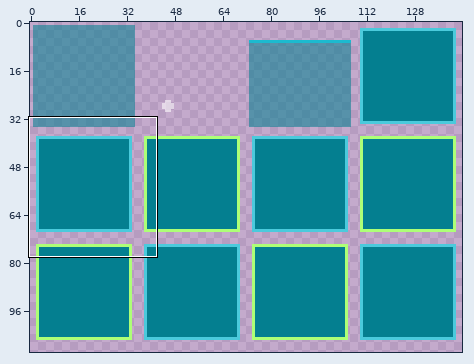
Edited in one commit: pixel-art file (Assets/Art/Aseprite/water-tiles.aseprite). The picture above shows the old version from afar; the outline marks the close-up.
Close-up. Old version:
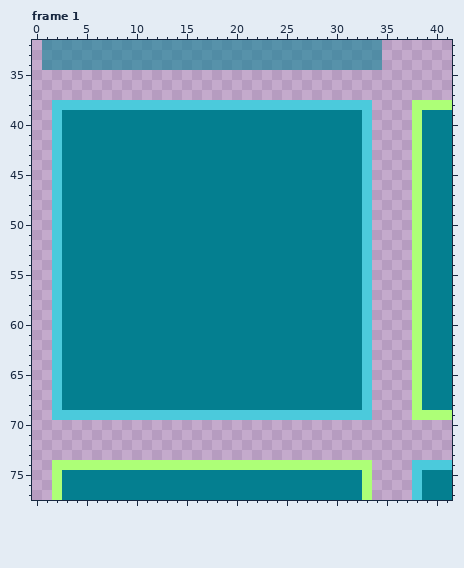
144x110 pixels, 5 frames. Shown: frame 1: x 0..41, y 32..77. The commit also changed other frames or places, which this record leaves out.
And afterwards:
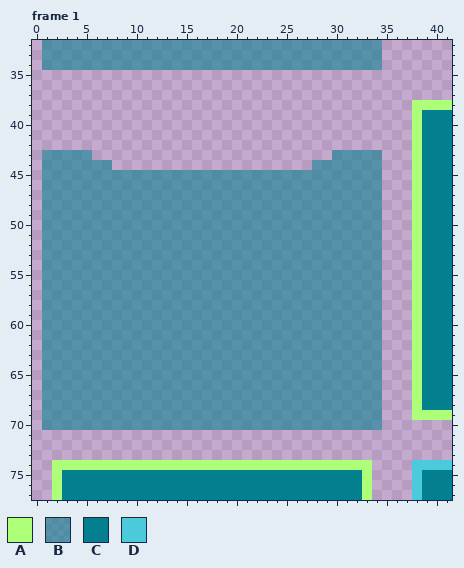
Palette (. is transparent): A #adff77  B #047f9091  C #047f90  D #4bcadc
Edits made:
Changed rows in their new state; - is an unchanged pixel.
Frame 1, layers "3a", "Layer":
first column x 1:
38 -................................-
39 -................................-
40 -................................-
41 -................................-
42 -................................-
43 BBBBB........................BBBBB
44 BBBBBBB....................BBBBBBB
45 BBBBBBBBBBBBBBBBBBBBBBBBBBBBBBBBBB
46 BBBBBBBBBBBBBBBBBBBBBBBBBBBBBBBBBB
47 BBBBBBBBBBBBBBBBBBBBBBBBBBBBBBBBBB
48 BBBBBBBBBBBBBBBBBBBBBBBBBBBBBBBBBB
49 BBBBBBBBBBBBBBBBBBBBBBBBBBBBBBBBBB
50 BBBBBBBBBBBBBBBBBBBBBBBBBBBBBBBBBB
51 BBBBBBBBBBBBBBBBBBBBBBBBBBBBBBBBBB
52 BBBBBBBBBBBBBBBBBBBBBBBBBBBBBBBBBB
53 BBBBBBBBBBBBBBBBBBBBBBBBBBBBBBBBBB
54 BBBBBBBBBBBBBBBBBBBBBBBBBBBBBBBBBB
55 BBBBBBBBBBBBBBBBBBBBBBBBBBBBBBBBBB
56 BBBBBBBBBBBBBBBBBBBBBBBBBBBBBBBBBB
57 BBBBBBBBBBBBBBBBBBBBBBBBBBBBBBBBBB
58 BBBBBBBBBBBBBBBBBBBBBBBBBBBBBBBBBB
59 BBBBBBBBBBBBBBBBBBBBBBBBBBBBBBBBBB
60 BBBBBBBBBBBBBBBBBBBBBBBBBBBBBBBBBB
61 BBBBBBBBBBBBBBBBBBBBBBBBBBBBBBBBBB
62 BBBBBBBBBBBBBBBBBBBBBBBBBBBBBBBBBB
63 BBBBBBBBBBBBBBBBBBBBBBBBBBBBBBBBBB
64 BBBBBBBBBBBBBBBBBBBBBBBBBBBBBBBBBB
65 BBBBBBBBBBBBBBBBBBBBBBBBBBBBBBBBBB
66 BBBBBBBBBBBBBBBBBBBBBBBBBBBBBBBBBB
67 BBBBBBBBBBBBBBBBBBBBBBBBBBBBBBBBBB
68 BBBBBBBBBBBBBBBBBBBBBBBBBBBBBBBBBB
69 BBBBBBBBBBBBBBBBBBBBBBBBBBBBBBBBBB
70 BBBBBBBBBBBBBBBBBBBBBBBBBBBBBBBBBB
